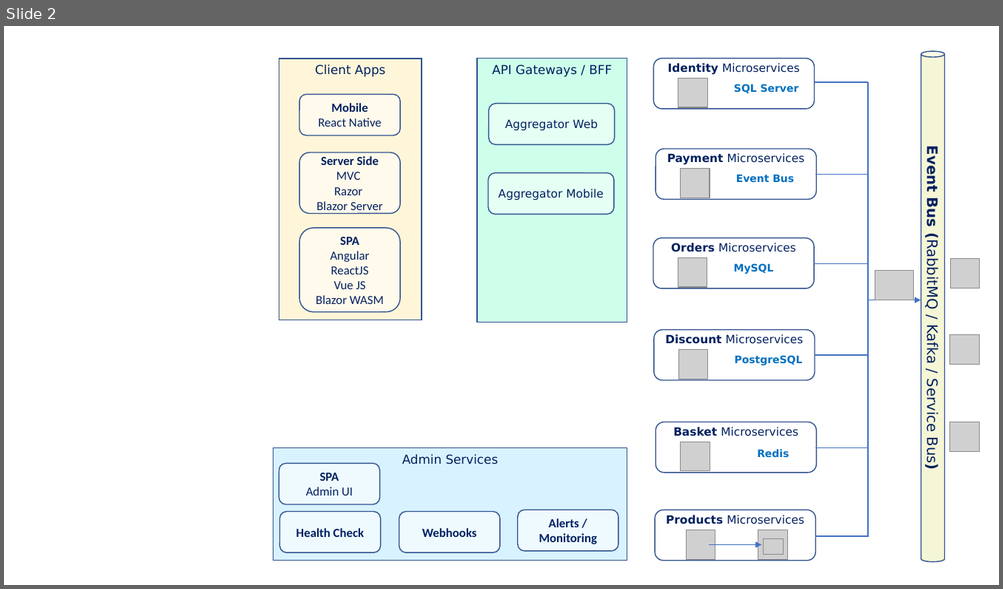
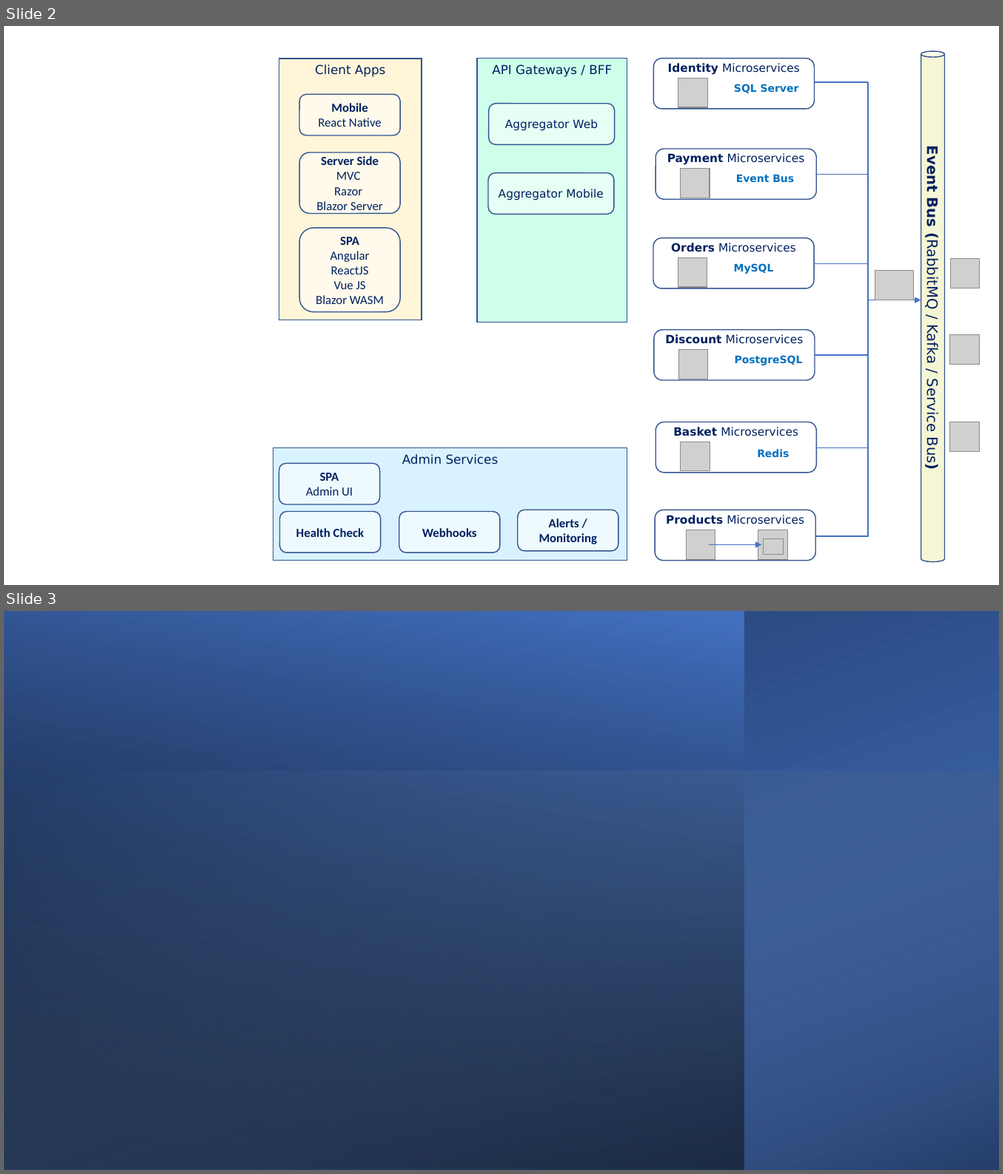
Before and after one commit to vishipayyallore/eshop-main, a slide deck: Documentation/Architecture.pptx. Shown one above the other, each under a label of ours: slide 2 before the commit, slides 2 and 3 after it. The pictures are 1003x589 and 1003x1174 pixels, drawn with LibreOffice and Linux fonts; fonts in the diff are those of the drawing; grey boxes stand for pictures; background and template pictures are left out. Boxes give left, top, right and bottom in pixels: in the first picture for what was removed or moved away, otherwise in the second. Text is boxed around its words. In the diff, an @@ line names an element or a change of style, - is before the commit and + after.

```diff
--- a/Documentation/Architecture.pptx
+++ b/Documentation/Architecture.pptx
@@ slide 3 added at (x1=4, y1=611, x2=999, y2=1170), background picture (left out) @@
@@ rectangle added at (x1=4, y1=611, x2=744, y2=1170), fill gradient #000000 to #4472C4 @@
@@ rectangle added at (x1=5, y1=611, x2=999, y2=1170), fill gradient #4472C4 to #203864 @@
@@ rectangle added at (x1=4, y1=772, x2=999, y2=1170), fill gradient #9DC3E6 to #000000 @@
```
Also in this commit, not shown: 2 other files.
